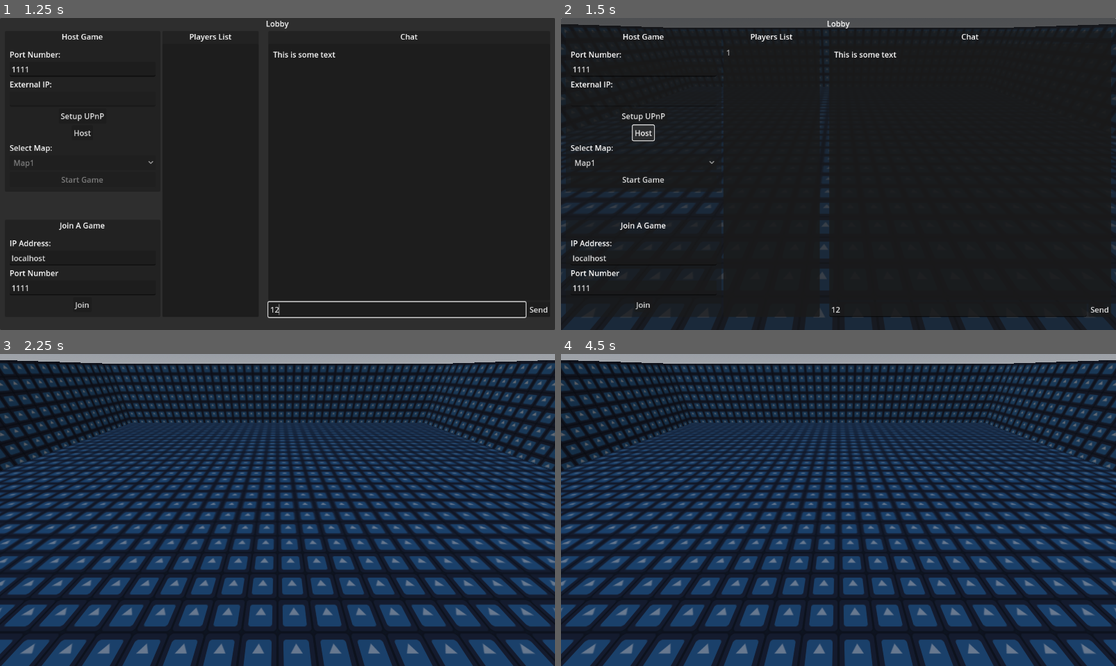
Above: before the commit, frames 1-4 (two rows, left to right).
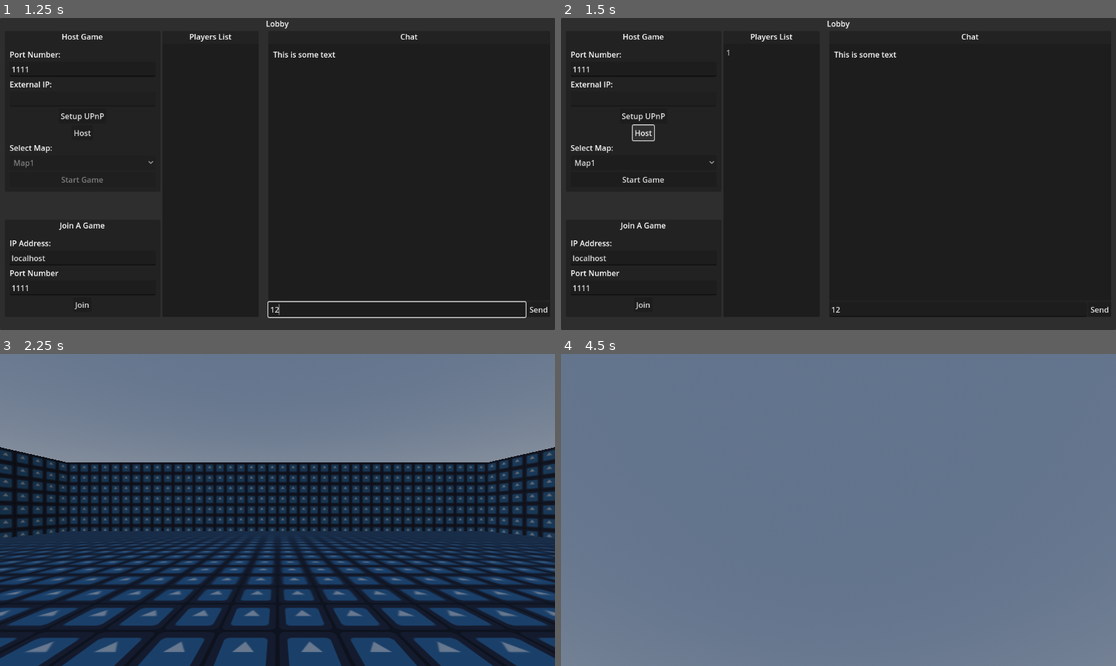
Above: after the commit, the same moments.

Repository: MacdonaldRobinson/Godot4-3D-Multiplayer-Game
Game: Godot game, scene res://UI/Lobby/lobby.tscn
Two runs of this game, one before a commit and one after it. Both use one fixed random seed, a clock stepped at 60 frames per second and the inputs below. The engine's default icon, where the game draws it, is replaced by a stand-in: a white triangle on a blue panel in a dark square.
Inputs (mouse positions are in pixels of both pictures, inside the frame that each line leads up to):
- Up to frame 1 (1.25 s): click (399, 308) at 0.52 s; type "12" at 0.6 s
- Up to frame 2 (1.5 s): click "Host" at 1.25 s
- Up to frame 3 (2.25 s): click "Start Game" at 2 s
- Up to frame 4 (4.5 s): tap Enter at 2.75 s; move the mouse to (960, 494) at 2.77 s; hold D (right) 2.78-3.53 s; tap Ctrl (toggle_mouse_capture) at 2.85, 3.6, 4.35 s; tap Space (jump) at 3.02, 3.77 s; move the mouse to (727, 525) at 3.52 s; hold S (backward) 3.53-4.28 s; move the mouse to (894, 441) at 4.27 s; hold D (right) from 4.28 s (still down)

Frame 1 is identical in both runs. In frame 2, 4.3% of the frame differs, in the area x 0-100%, y 0-100%; in frame 3, 70%; in frame 4, 98%.

Commit message:
Updated multiplayer

Diff:
--- a/3D/Characters/Player3D.gd
+++ /dev/null
@@ -1,2 +0,0 @@
-extends CharacterBody3D
-class_name Player3D
--- a/3D/Maps/Map3D.gd
+++ b/3D/Maps/Map3D.gd
@@ -1,2 +1,4 @@
 extends Node3D
 class_name Map3D
+
+var map_data:MapData
--- a/3D/Characters/Player/player.gd
+++ b/3D/Player/player.gd
@@ -1,4 +1,5 @@
-extends Player3D
+extends CharacterBody3D
+class_name Player3D
 
 const SPEED = 10.0
 const JUMP_VELOCITY = 10
@@ -7,18 +8,23 @@
 var gravity = ProjectSettings.get_setting("physics/3d/default_gravity")
 
 @onready var camera = $Camera3D
+@onready var player_name_label = $PlayerName
+@export var player_data:PlayerData
 
 func _enter_tree():
 	set_multiplayer_authority(name.to_int())
 
 func _ready():
+	player_name_label.text = name
 	if not is_multiplayer_authority(): return
 
 	Input.mouse_mode = Input.MOUSE_MODE_CAPTURED
 
 
+func set_player_data(player_data: PlayerData):
+	self.player_data = player_data
+
 func _unhandled_input(event):
-	print("_unhandled_input", is_multiplayer_authority())
 	if not is_multiplayer_authority(): return
 
 	if Input.mouse_mode == Input.MOUSE_MODE_CAPTURED and event is InputEventMouseMotion:
@@ -34,7 +40,12 @@
 
 func _physics_process(delta):
 	if not is_multiplayer_authority(): return
+
 	camera.current = true
+
+	if player_data:
+		player_name_label.text = player_data.PlayerName
+
 	# Add the gravity.
 	if not is_on_floor():
 		velocity.y -= gravity * delta
--- a/3D/Characters/Player/player.tscn
+++ b/3D/Player/player.tscn
@@ -1,6 +1,6 @@
-[gd_scene load_steps=8 format=3 uid="uid://74vdt5kbwvy8"]
+[gd_scene load_steps=8 format=3 uid="uid://dyxkn7iwmi5bk"]
 
-[ext_resource type="Script" path="res://3D/Characters/Player/player.gd" id="1_bim6b"]
+[ext_resource type="Script" path="res://3D/Player/player.gd" id="1_87lbp"]
 
 [sub_resource type="StandardMaterial3D" id="StandardMaterial3D_32njl"]
 albedo_color = Color(0.376471, 0.192157, 1, 1)
@@ -29,7 +29,7 @@
 
 [node name="Player" type="CharacterBody3D"]
 collision_layer = 2
-script = ExtResource("1_bim6b")
+script = ExtResource("1_87lbp")
 
 [node name="MeshInstance3D" type="MeshInstance3D" parent="."]
 material_overlay = SubResource("StandardMaterial3D_32njl")
@@ -47,5 +47,10 @@
 transform = Transform3D(1, 0, 0, 0, 1, 0, 0, 0, 1, 0, 0.655586, -0.542768)
 current = true
 
+[node name="PlayerName" type="Label3D" parent="."]
+transform = Transform3D(1, 0, 0, 0, 1, 0, 0, 0, 1, 0, 1.12074, 0)
+billboard = 2
+text = "Player Name"
+
 [node name="MultiplayerSynchronizer" type="MultiplayerSynchronizer" parent="."]
 replication_config = SubResource("SceneReplicationConfig_ikgjf")
--- a/LobbyManager.gd
+++ /dev/null
@@ -1,11 +0,0 @@
-extends Control
-
-
-# Called when the node enters the scene tree for the first time.
-func _ready():
-	pass # Replace with function body.
-
-
-# Called every frame. 'delta' is the elapsed time since the previous frame.
-func _process(delta):
-	pass
--- /dev/null
+++ b/Scripts/MapData.gd
@@ -0,0 +1,5 @@
+extends Resource
+class_name MapData
+
+var MapId: int
+var MapName: String
--- a/UI/Lobby/LobbyManagerUI/lobby_manager_ui.gd
+++ b/UI/Lobby/LobbyManagerUI/lobby_manager_ui.gd
@@ -9,12 +9,11 @@
 @onready var host_external_ip_address = $Panel/VBoxContainer/MarginContainer/VBoxContainer/HBoxContainer/VBoxContainer3/Host_Join/VBoxContainer/Host/PanelContainer/VBoxContainer/MarginContainer2/MarginContainer/HostButtonFields/ExternalIP/ExternalIPInput
 @onready var start_game = $Panel/VBoxContainer/MarginContainer/VBoxContainer/HBoxContainer/VBoxContainer3/Host_Join/VBoxContainer/Host/PanelContainer/VBoxContainer/MarginContainer2/MarginContainer/HostButtonFields/StartGameButton
 
-@export var player_packed_scene:PackedScene
 @export var map_packed_scenes:Array[PackedScene]
 
 var selected_map_index = 0
 var map_scenes: Array[Node]
-var players: Array[PlayerData]
+var players_data: Array[PlayerData]
 
 var enet_peer = ENetMultiplayerPeer.new()
 
@@ -30,17 +29,11 @@
 		map_scenes.push_back(scene_instance)
 		map_selector.add_item(scene_instance.name)
 
+# Called every frame. 'delta' is the elapsed time since the previous frame.
 func _process(delta):
 	pass
 
-func get_self_peer_data()-> PlayerData:
-	for player in players:
-		if player.PeerId == multiplayer.get_unique_id():
-			return player
-	return null
-
 func _on_host_button_pressed():
-	players.clear()
 	players_list.clear()
 
 	enet_peer.create_server(int(host_port_number.text))
@@ -57,11 +50,12 @@
 	enet_peer.peer_connected.connect(
 		func(peer_id):
 			add_player(peer_id)
-			var existing_player_ids = get_existing_player_ids()
 
 			await get_tree().create_timer(1).timeout
 			EmmitMapSelected.rpc(selected_map_index)
-			add_existing_players.rpc(existing_player_ids)
+
+			var serilizedData = var_to_str(players_data)
+			add_existing_players.rpc(serilizedData)
 	)
 	enet_peer.peer_disconnected.connect(
 		func(peer_id):
@@ -75,31 +69,29 @@
 	enet_peer.create_client(join_ip_address.text, int(join_port_number.text))
 	multiplayer.multiplayer_peer = enet_peer
 
-func get_existing_player_ids() -> Array[int]:
-	var existing_player_ids:Array[int] = []
-	for player in players:
-		existing_player_ids.push_back(player.PeerId)
+@rpc
+func add_existing_players(serialized_existing_players_data):
+	var existing_players_data:Array[PlayerData] = str_to_var(serialized_existing_players_data)
 
-	return existing_player_ids
-
-@rpc
-func add_existing_players(existing_peer_ids):
-	for existing_peer_id in existing_peer_ids:
-		var found_player_index = get_player_index(existing_peer_id)
+	for existing_player_data in existing_players_data:
+		var found_player_index = get_player_index(existing_player_data.PeerId)
 		if found_player_index == -1:
-			add_player(existing_peer_id)
+			add_player(existing_player_data.PeerId)
 
 func add_player(peer_id):
 
 	print("add_player", peer_id)
-	var player = player_packed_scene.instantiate()
-	player.name = str(peer_id)
-	player.set_multiplayer_authority(peer_id)
 
-	players.push_back(player)
-	players_list.add_item(player.name)
+	var player_data = PlayerData.new()
+	player_data.PeerId = peer_id
+	player_data.PlayerName = str(peer_id)
 
-	#emit_signal("AddedPlayer", player)
+	var existing_player_index = get_player_index(peer_id)
+
+	if existing_player_index == -1:
+		players_data.push_back(player_data)
+		players_list.add_item(player_data.PlayerName)
+		AddedPlayer.emit(player_data)
 
 @rpc
 func remove_player(peer_id) -> int:
@@ -107,7 +99,7 @@
 	var found_player_index = get_player_index(peer_id)
 
 	if(found_player_index > -1):
-		players.remove_at(found_player_index)
+		players_data.remove_at(found_player_index)
 		players_list.remove_item(found_player_index)
 
 	RemovedPlayer.emit(peer_id)
@@ -117,8 +109,8 @@
 func get_player_index(peer_id:int) -> int:
 	var playerCounter = 0
 	var found_index = -1
-	for player in players:
-		if(player.name == str(peer_id)):
+	for player_data in players_data:
+		if(player_data.PeerId == peer_id):
 			found_index = playerCounter
 		playerCounter +=1
 	return found_index
@@ -144,7 +136,7 @@
 
 
 func _on_start_game_button_pressed():
-	StartGame.emit(players)
+	StartGame.emit(map_scenes[selected_map_index], players_data)
 
 func setup_upnp():
 	var upnp = UPNP.new()
--- a/UI/Lobby/LobbyManagerUI/lobby_manager_ui.tscn
+++ b/UI/Lobby/LobbyManagerUI/lobby_manager_ui.tscn
@@ -1,7 +1,6 @@
-[gd_scene load_steps=6 format=3 uid="uid://b3sw25dinxbc5"]
+[gd_scene load_steps=5 format=3 uid="uid://b3sw25dinxbc5"]
 
 [ext_resource type="Script" path="res://UI/Lobby/LobbyManagerUI/lobby_manager_ui.gd" id="1_t3gre"]
-[ext_resource type="PackedScene" uid="uid://74vdt5kbwvy8" path="res://3D/Characters/Player/player.tscn" id="2_edr50"]
 [ext_resource type="PackedScene" path="res://3D/Maps/Map1/map_1.tscn" id="3_7n3oi"]
 [ext_resource type="PackedScene" path="res://3D/Maps/Map2/map_2.tscn" id="4_0u71p"]
 [ext_resource type="PackedScene" uid="uid://1mt36r6kfk52" path="res://UI/Chat/Chat.tscn" id="5_owj8s"]
@@ -14,7 +13,6 @@
 grow_horizontal = 2
 grow_vertical = 2
 script = ExtResource("1_t3gre")
-player_packed_scene = ExtResource("2_edr50")
 map_packed_scenes = Array[PackedScene]([ExtResource("3_7n3oi"), ExtResource("4_0u71p")])
 
 [node name="Panel" type="Panel" parent="."]
--- a/UI/Lobby/lobby.gd
+++ b/UI/Lobby/lobby.gd
@@ -3,6 +3,8 @@
 @onready var map_container = $MapContainer
 @onready var lobby_manager_ui = $CanvasLayer/LobbyManagerUI
 @onready var players_container = $PlayersContainer
+
+@export var player_scene: PackedScene
 
 # Called when the node enters the scene tree for the first time.
 func _ready():
@@ -37,8 +39,8 @@
 		player_counter +=1
 
 func _on_lobby_manager_ui_map_selected(map: Node):
-	clear_map()
-	map_container.add_child(map)
+	#clear_map()
+	#map_container.add_child(map)
 	print("_on_lobby_manager_ui_map_selected", map)
 
 
@@ -47,10 +49,8 @@
 	clear_map()
 
 
-func _on_lobby_manager_ui_added_player(player: Node):
-	players_container.add_child(player)
-
-	print("_on_lobby_manager_ui_added_player", player)
+func _on_lobby_manager_ui_added_player(player_data: PlayerData):
+	print("_on_lobby_manager_ui_added_player", player_data)
 
 
 func _on_lobby_manager_ui_removed_player(peer_id):
@@ -64,12 +64,19 @@
 func HideLobbyManagerUI():
 	lobby_manager_ui.hide()
 
-func _on_lobby_manager_ui_start_game(players):
+func _on_lobby_manager_ui_start_game(map:Node, players_data:Array[PlayerData]):
+	clear_map()
 	clear_players()
+
+	map_container.add_child(map)
 
 	var current_map = map_container.get_child(0)
 
-	for player in players:
-		players_container.add_child(player)
+	for player_data in players_data:
+		var player_scene_instance = player_scene.instantiate()
+		player_scene_instance.name = str(player_data.PeerId)
+		player_scene_instance.set_player_data(player_data)
+
+		players_container.add_child(player_scene_instance)
 
 	HideLobbyManagerUI.rpc()
--- a/UI/Lobby/lobby.tscn
+++ b/UI/Lobby/lobby.tscn
@@ -1,10 +1,12 @@
-[gd_scene load_steps=3 format=3 uid="uid://bbd3hq8j2e1o3"]
+[gd_scene load_steps=4 format=3 uid="uid://bbd3hq8j2e1o3"]
 
 [ext_resource type="Script" path="res://UI/Lobby/lobby.gd" id="1_drlkp"]
+[ext_resource type="PackedScene" uid="uid://dyxkn7iwmi5bk" path="res://3D/Player/player.tscn" id="2_eopma"]
 [ext_resource type="PackedScene" uid="uid://b3sw25dinxbc5" path="res://UI/Lobby/LobbyManagerUI/lobby_manager_ui.tscn" id="2_pphnt"]
 
 [node name="Lobby" type="Node"]
 script = ExtResource("1_drlkp")
+player_scene = ExtResource("2_eopma")
 
 [node name="CanvasLayer" type="CanvasLayer" parent="."]
 
@@ -27,7 +29,7 @@
 spawn_path = NodePath("../MapContainer")
 
 [node name="PlayersSpawner" type="MultiplayerSpawner" parent="."]
-_spawnable_scenes = PackedStringArray("res://3D/Characters/Player/player.tscn")
+_spawnable_scenes = PackedStringArray("res://3D/Player/player.tscn")
 spawn_path = NodePath("../PlayersContainer")
 
 [connection signal="AddedPlayer" from="CanvasLayer/LobbyManagerUI" to="." method="_on_lobby_manager_ui_added_player"]
--- a/world.tscn
+++ b/world.tscn
@@ -1,6 +1,6 @@
 [gd_scene load_steps=4 format=3]
 
-[ext_resource type="PackedScene" path="res://3D/Characters/Player/player.tscn" id="1_mr6sr"]
+[ext_resource type="PackedScene" uid="uid://dyxkn7iwmi5bk" path="res://3D/Player/player.tscn" id="1_mr6sr"]
 [ext_resource type="Script" path="res://world.gd" id="1_pnn2d"]
 [ext_resource type="PackedScene" path="res://3D/Maps/Map1/map_1.tscn" id="3_rw3wq"]
 
Renamed: UI/Lobby/LobbyManagerUI/PlayerData.gd -> Scripts/PlayerData.gd
